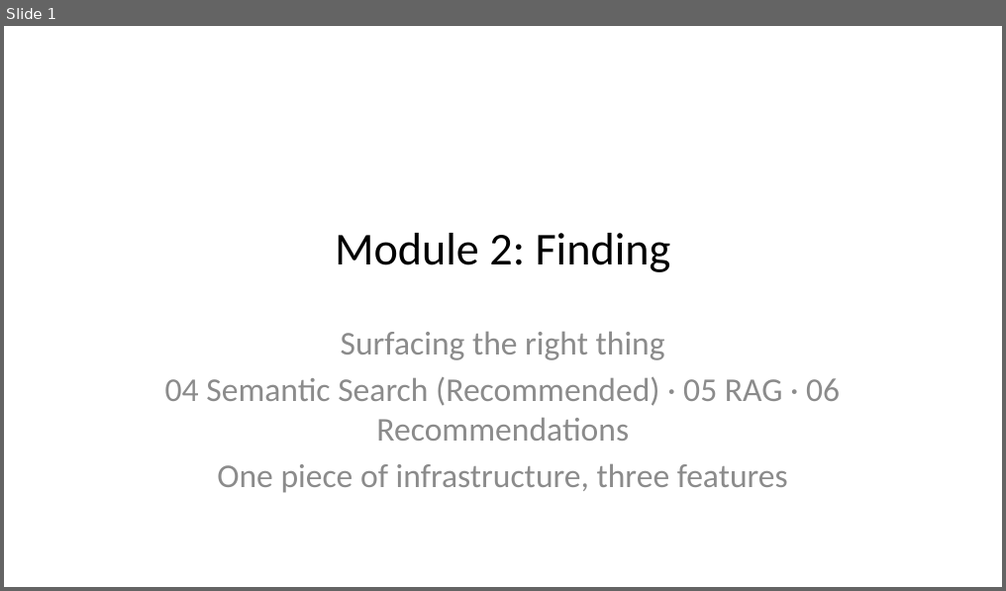
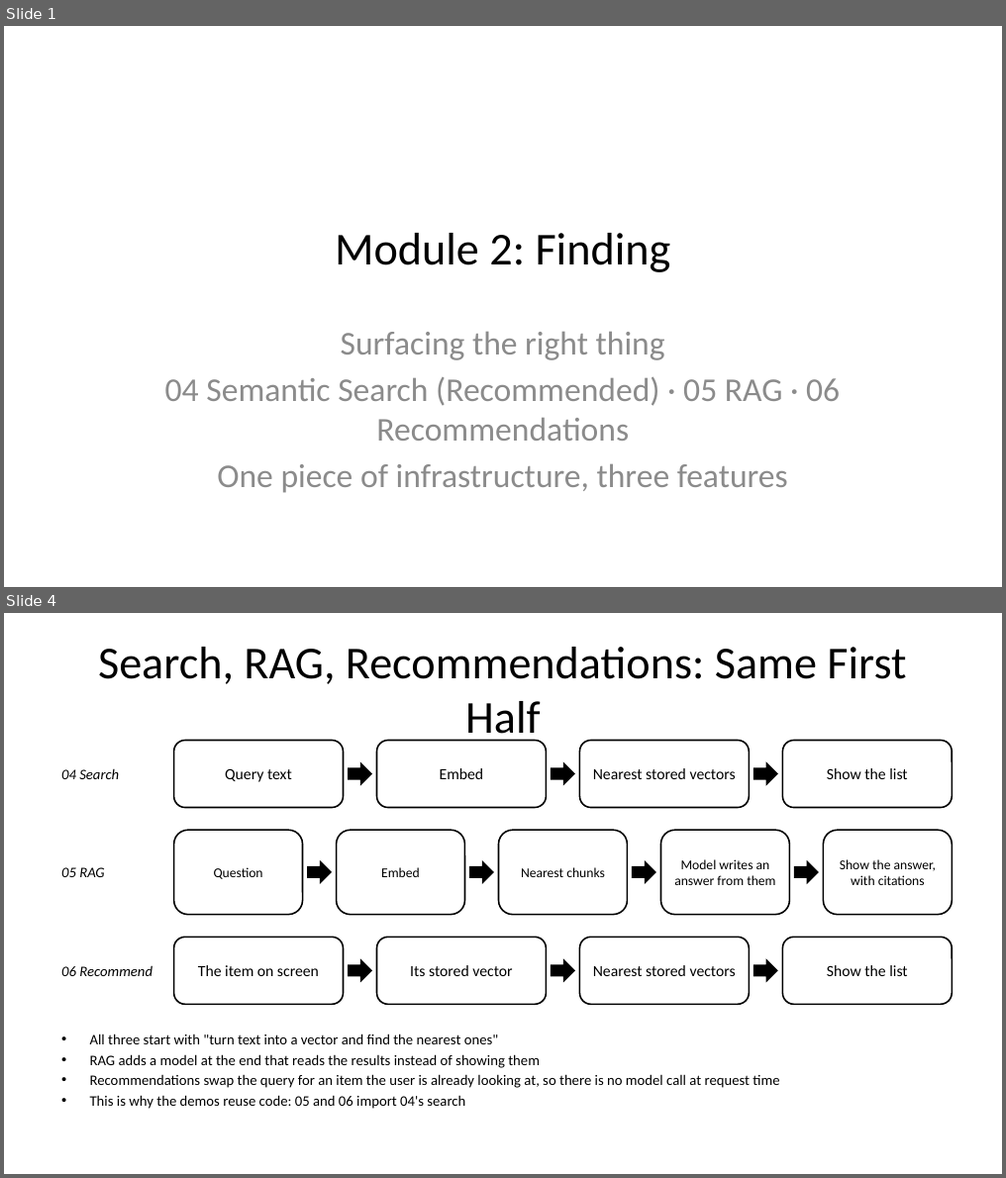
Before and after one commit to trailheadtechnology/10-ai-features-workshop, a slide deck: docs/slides/pptx/M2-finding.pptx. Shown one above the other, each under a label of ours: slide 1 before the commit, slides 1 and 4 after it; the slides between them are not shown. The pictures are 1006x591 and 1006x1178 pixels, drawn with LibreOffice and Linux fonts; fonts in the diff are those of the drawing. Boxes give left, top, right and bottom in pixels: in the first picture for what was removed or moved away, otherwise in the second. Text is boxed around its words. In the diff, an @@ line names an element or a change of style, - is before the commit and + after.

```diff
--- a/docs/slides/pptx/M2-finding.pptx
+++ b/docs/slides/pptx/M2-finding.pptx
@@ slide 4 added at (4, 613, 1002, 1174), background #FFFFFF @@
@@ title added at (98, 647, 906, 743), 44 pt, text #000000 @@
+Search, RAG, Recommendations: Same First Half
@@ rounded rectangle added at (174, 741, 344, 808), outline #000000 1.5 pt, 15 pt, text #000000 @@
+Query text
@@ rounded rectangle added at (377, 741, 546, 808), outline #000000 1.5 pt, 15 pt, text #000000 @@
+Embed
@@ rounded rectangle added at (580, 741, 748, 808), outline #000000 1.5 pt, 15 pt, text #000000 @@
+Nearest stored vectors
@@ rounded rectangle added at (782, 741, 951, 808), outline #000000 1.5 pt, 15 pt, text #000000 @@
+Show the list
@@ text added at (61, 769, 119, 779), 14 pt, text #000000, italic @@
+04 Search
@@ right arrow added at (348, 761, 372, 786), fill #000000 @@
@@ right arrow added at (550, 761, 575, 786), fill #000000 @@
@@ right arrow added at (753, 761, 778, 786), fill #000000 @@
@@ rounded rectangle added at (174, 830, 303, 915), outline #000000 1.5 pt, 13 pt, text #000000 @@
+Question
@@ rounded rectangle added at (337, 830, 465, 915), outline #000000 1.5 pt, 13 pt, text #000000 @@
+Embed
@@ rounded rectangle added at (499, 830, 628, 915), outline #000000 1.5 pt, 13 pt, text #000000 @@
+Nearest chunks
@@ rounded rectangle added at (661, 830, 790, 915), outline #000000 1.5 pt, 13 pt, text #000000 @@
+Model writes an answer from them
@@ rounded rectangle added at (823, 830, 951, 915), outline #000000 1.5 pt, 13 pt, text #000000 @@
+Show the answer, with citations
@@ text added at (61, 867, 104, 877), 14 pt, text #000000, italic @@
+05 RAG
@@ right arrow added at (307, 861, 332, 884), fill #000000 @@
@@ right arrow added at (469, 861, 494, 884), fill #000000 @@
@@ right arrow added at (632, 861, 656, 884), fill #000000 @@
@@ right arrow added at (794, 861, 819, 884), fill #000000 @@
@@ rounded rectangle added at (174, 937, 344, 1004), outline #000000 1.5 pt, 15 pt, text #000000 @@
+The item on screen
@@ rounded rectangle added at (377, 937, 546, 1004), outline #000000 1.5 pt, 15 pt, text #000000 @@
+Its stored vector
@@ rounded rectangle added at (580, 937, 748, 1004), outline #000000 1.5 pt, 15 pt, text #000000 @@
+Nearest stored vectors
@@ rounded rectangle added at (782, 937, 951, 1004), outline #000000 1.5 pt, 15 pt, text #000000 @@
+Show the list
@@ text added at (61, 965, 152, 976), 14 pt, text #000000, italic @@
+06 Recommend
@@ right arrow added at (348, 959, 372, 983), fill #000000 @@
@@ right arrow added at (550, 959, 575, 983), fill #000000 @@
@@ right arrow added at (753, 959, 778, 983), fill #000000 @@
@@ text added at (90, 1034, 779, 1109), 14 pt, text #000000 @@
+• All three start with "turn text into a vector and find the nearest ones"
+• RAG adds a model at the end that reads the results instead of showing them
+• Recommendations swap the query for an item the user is already looking at, so there is no model call at request time
+• This is why the demos reuse code: 05 and 06 import 04's search
```
Also in this commit, not shown: 18 slides changed, 3 other slides added, 12 other files.
